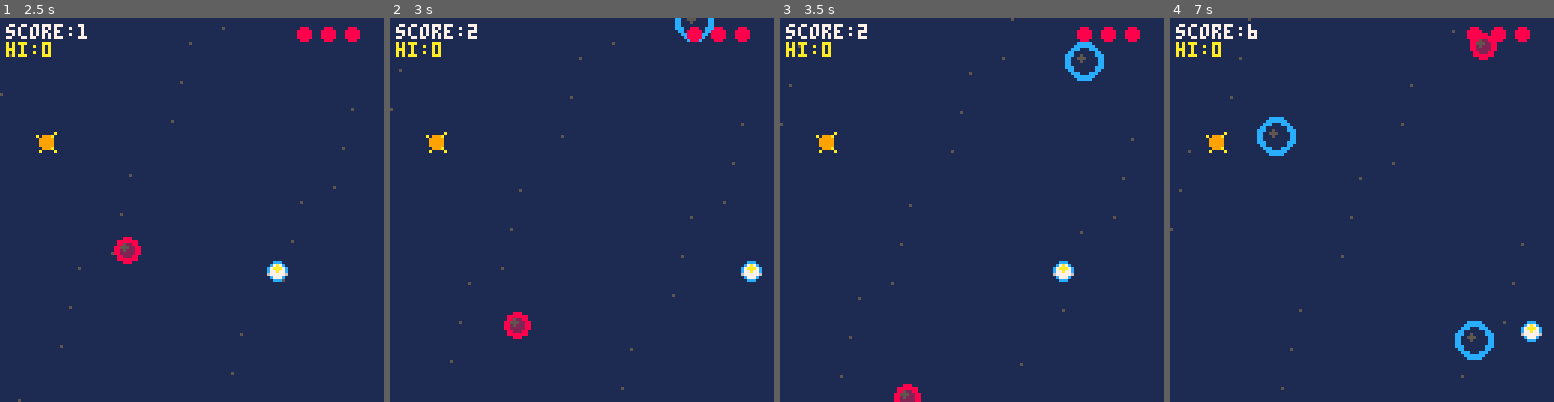
Above: before the commit, frames 1-4 (left to right).
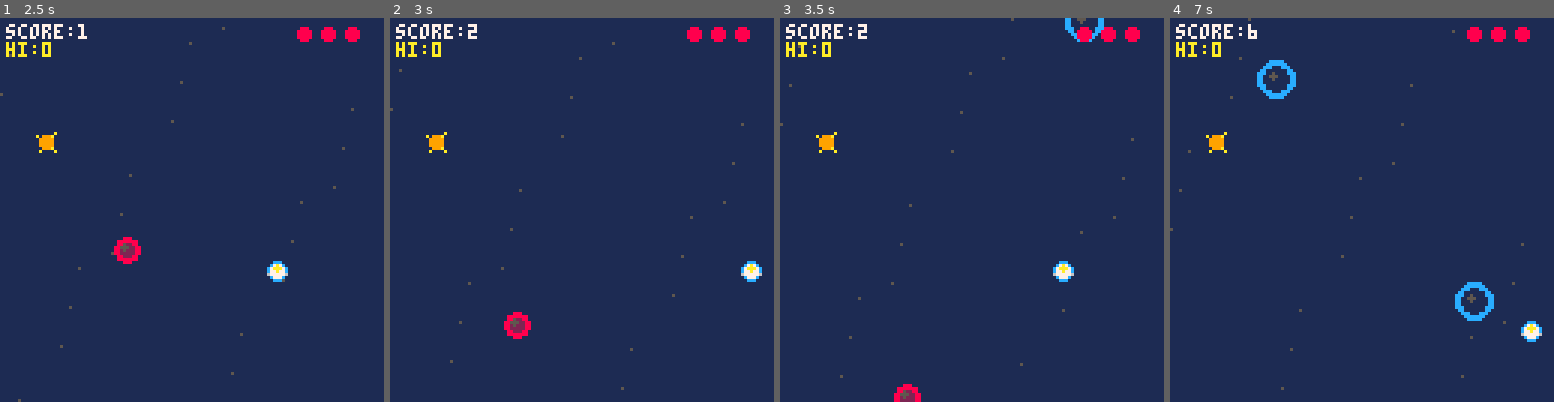
Above: after the commit, the same moments.

Repository: jeffcampbell/game-a-day
Game: PICO-8 cartridge games/2026-02-26/game.p8
The game is run twice, just before and just after one commit, with the same random seed, the same clock (stepped at 60 frames per second) and the same inputs.
Inputs:
- Up to frame 1 (2.5 s): tap X (X key) at 0.33, 1.07, 1.85 s; tap O (Z key) at 0.7, 1.7, 2.1 s; hold Right 1.6-2.1 s; hold Up 2.15-2.42 s; hold Right from 2.47 s (still down)
- Up to frame 2 (3 s): keep holding Right; tap O (Z key) at 2.5, 2.9 s; tap X (X key) at 2.97 s
- Up to frame 3 (3.5 s): release Right at 3.03 s; hold Left from 3.08 s (still down); tap O (Z key) at 3.3 s
- Up to frame 4 (7 s): release Left at 3.58 s; hold Down 3.63-3.97 s; tap O (Z key) every 0.4 s from 3.7 to 6.9 s; hold Right 4.02-4.68 s; tap X (X key) at 4.08, 5.2, 6.32 s; hold Up 4.73-5.03 s; hold Left 5.08-5.68 s; hold Down 5.73-6.03 s; hold Right 6.08-6.58 s; hold Right from 6.63 s (still down)

Frame 1 is identical in both runs. In frame 2, 0.2% of the frame differs, in the area x 74-85%, y 0-7%; in frame 3, 0.7%; in frame 4, 2.1%, in the area x 22-86%, y 3-90%.

Commit message:
Add meteor wave system for exciting difficulty spikes
Implements a wave-based spawning system that creates organized meteor bursts
instead of constant spawning:

- Wave states: "idle" (relaxed spawning) and "active" (intense spawning)
- Waves trigger every 20-30 seconds (with randomization)
- Active waves last 8-12 seconds (with randomization)
- 2-second warning period before each wave with visual/audio feedback
- Wave intensity scales with difficulty (faster, more frequent)
- Relaxed spawn rate between waves (base_rate + 15 frames)
- Intense spawn rate during waves (base_rate * 0.3-0.9, scales with difficulty)

Visual/audio feedback:
- Pulsing red border during 2-second warning period
- "WAVE!" indicator during active waves
- Warning sound effect when wave is imminent

Logging:
- wave_warning: 2 seconds before wave starts
- wave_start: wave becomes active
- wave_end: wave returns to idle

This creates clear difficulty peaks that make gameplay more exciting
while giving players breathing room between waves.

Co-Authored-By: Claude Sonnet 4.5 <noreply@anthropic.com>

Diff:
--- a/games/2026-02-26/game.p8
+++ b/games/2026-02-26/game.p8
@@ -48,6 +48,11 @@
 meteors = {}
 meteor_timer = 0
 meteor_rate = 60
+
+-- wave system
+wave_state = "idle"
+wave_timer = 0
+wave_warning = 0
 
 -- stars
 stars = {}
@@ -127,6 +132,9 @@
     shield_active = false
     slowtime = 0
     last_score_time = t()
+    wave_state = "idle"
+    wave_timer = 1200 + rnd(600)  -- 20-30 seconds to first wave
+    wave_warning = 0
     px = 60
     py = 100
     music(1)  -- gameplay music
@@ -289,13 +297,57 @@
 
   -- increase difficulty over time
   difficulty = 1 + flr(t() / 30)
-  meteor_rate = max(20, 60 - difficulty * 3)
+  local base_rate = max(20, 60 - difficulty * 3)
 
   -- play sound on difficulty increase
   if difficulty > last_difficulty then
     sfx(3)
     _log("sfx:difficulty_up:"..difficulty)
     last_difficulty = difficulty
+  end
+
+  -- wave system
+  wave_timer -= 1
+
+  if wave_state == "idle" then
+    -- countdown to next wave
+    if wave_timer <= 120 and wave_warning == 0 then
+      -- start warning 2 seconds before wave
+      wave_warning = 120
+      sfx(3)  -- warning sound
+      _log("wave_warning")
+    end
+
+    if wave_warning > 0 then
+      wave_warning -= 1
+    end
+
+    if wave_timer <= 0 then
+      -- start wave
+      wave_state = "active"
+      wave_timer = 480 + rnd(240)  -- 8-12 seconds
+      wave_warning = 0
+      sfx(3)
+      _log("wave_start")
+    end
+  elseif wave_state == "active" then
+    -- wave is active - spawn meteors faster
+    if wave_timer <= 0 then
+      -- end wave
+      wave_state = "idle"
+      wave_timer = 1200 + rnd(600)  -- 20-30 seconds cooldown
+      _log("wave_end")
+    end
+  end
+
+  -- set meteor rate based on wave state
+  if wave_state == "active" then
+    -- wave intensity scales with difficulty
+    local wave_mult = max(0.3, 1 - difficulty * 0.1)
+    meteor_rate = flr(base_rate * wave_mult)
+  else
+    -- relaxed spawn rate between waves
+    meteor_rate = base_rate + 15
   end
 
   -- score increases every second
@@ -505,6 +557,22 @@
     pset(sx, sy, 5)
   end
 
+  -- wave warning visual: pulsing border
+  if wave_warning > 0 then
+    local pulse = flr(wave_warning / 8) % 2
+    if pulse == 0 then
+      local col = 8  -- red warning
+      rect(0, 0, 127, 127, col)
+      rect(1, 1, 126, 126, col)
+    end
+  end
+
+  -- wave active indicator
+  if wave_state == "active" then
+    local pulse_col = 8 + flr(t() * 4) % 2
+    print("wave!", 2, 14, pulse_col)
+  end
+
   -- draw player
   if invincible == 0 or invincible % 4 < 2 then
     local body_col, inner_col, cockpit_col = 12, 7, 10
Not shown, changed: games/2026-02-26/game.js
